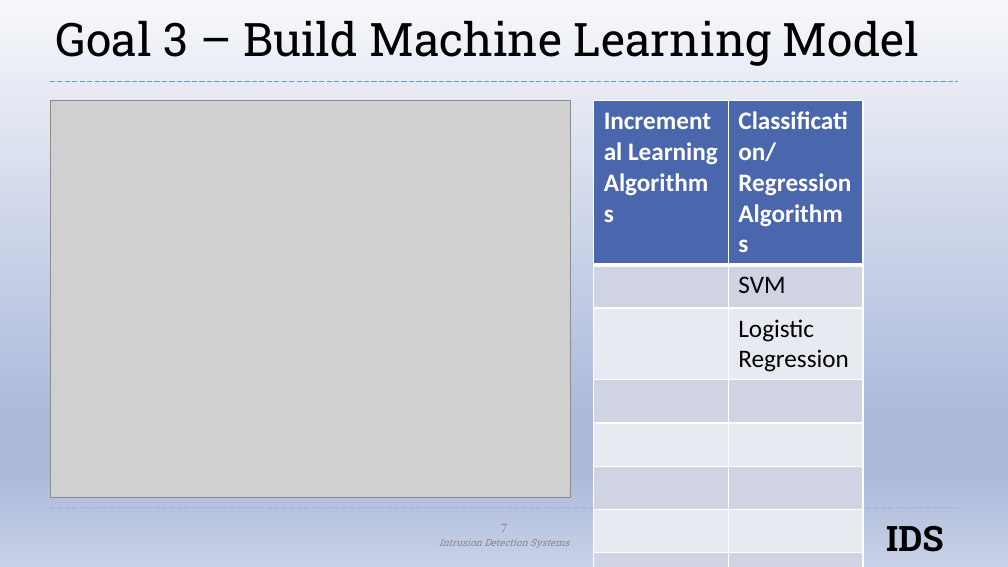
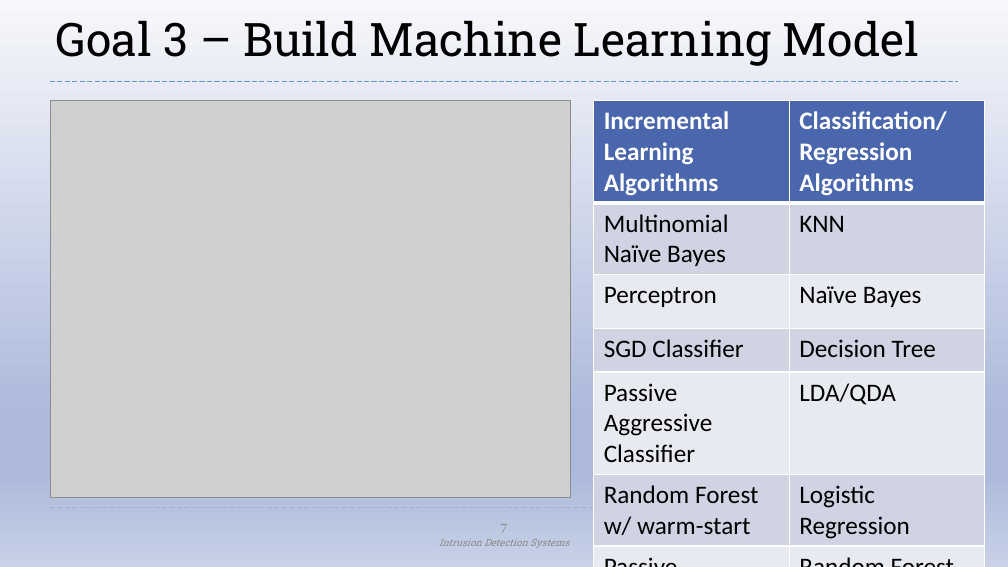
Before and after one commit to AndrewQuijano/Operating_Systems_II, a slide deck: slide 7 of Project_Presentation.pptx. Drawn at 1008x567 pixels with LibreOffice and Linux fonts; fonts in the diff are those of the drawing; grey boxes stand for pictures; background and template pictures are left out. Boxes give left, top, right and bottom in pixels: in the first picture for what was removed or moved away, otherwise in the second. Text is boxed around its words. In the diff, an @@ line names an element or a change of style, - is before the commit and + after.

```diff
--- a/Project_Presentation.pptx
+++ b/Project_Presentation.pptx
@@ table at (594, 101, 985, 546) @@
-row 1, column 2: Classification/Regression Algorithms
+row 1, column 2: Classification/ / Regression / Algorithms
-row 2, column 1: 
+row 2, column 1: Multinomial Naïve Bayes
-row 2, column 2: SVM
+row 2, column 2: KNN
-row 3, column 1: 
+row 3, column 1: Perceptron
-row 3, column 2: Logistic Regression
+row 3, column 2: Naïve Bayes
-row 4, column 1: 
+row 4, column 1: SGD Classifier
-row 4, column 2: 
+row 4, column 2: Decision Tree
-row 5, column 1: 
+row 5, column 1: Passive Aggressive Classifier
-row 5, column 2: 
+row 5, column 2: LDA/QDA
-row 6, column 1: 
+row 6, column 1: Random Forest w/ warm-start
-row 6, column 2: 
+row 6, column 2: Logistic Regression
-row 7, column 1: 
+row 7, column 1: Passive Aggressive Regressor
-row 7, column 2: 
+row 7, column 2: Random Forest
-row 8, column 1: 
+row 8, column 1: SGD Regressor
-row 8, column 2: 
+row 8, column 2: SVM
@@ table: place and size @@
-table at (594, 101, 864, 499)
+table at (594, 101, 985, 546)
```
Also in this commit, not shown: 4 other slides changed.
